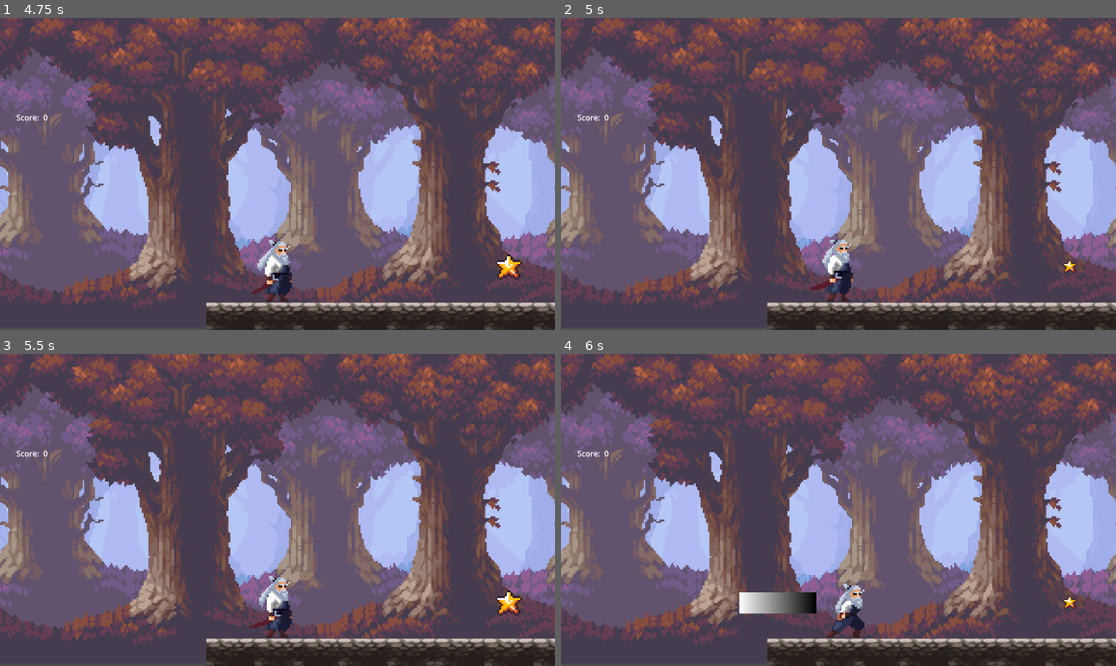
Above: before the commit, frames 1-4 (two rows, left to right).
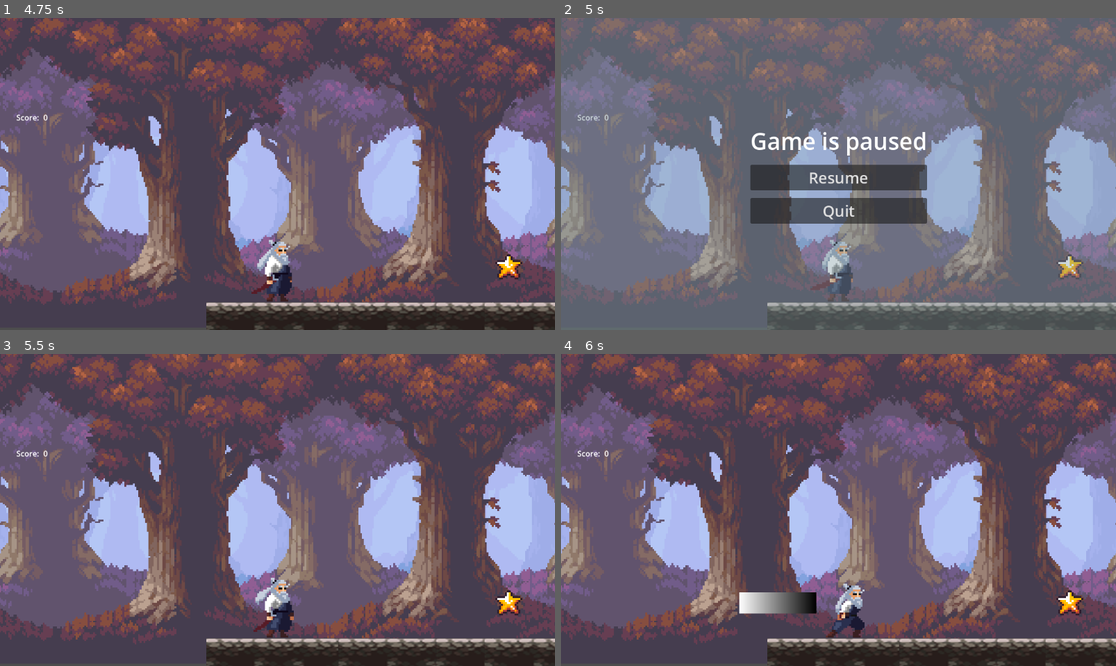
Above: after the commit, the same moments.

Repository: kefyrodievas/play-or-die
Game: Godot game, scene res://scenes/menu.tscn
Two runs of this game, one before a commit and one after it. Both use one fixed random seed, a clock stepped at 60 frames per second and the inputs below.
Inputs (mouse positions are in pixels of both pictures, inside the frame that each line leads up to):
- Up to frame 1 (4.75 s): click (277, 217) at 0.5 s; hold Right (Attack_right) 1.28-2.78 s; tap Shift (Dash) every 0.75 s from 1.35 to 4.35 s; tap Space (Jump) at 1.52, 2.27, 3.77, 4.52 s; hold Left (Attack_left) 2.78-3.53 s; hold Right (Attack_right) from 3.53 s (still down)
- Up to frame 2 (5 s): keep holding Right (Attack_right); tap Escape (Pause, bound only after the commit) at 4.9 s
- Up to frame 3 (5.5 s): release Right (Attack_right) at 5 s; click (277, 513) at 5 s, where only the run after the commit has a clickable "Resume"
- Up to frame 4 (6 s): hold Left (Attack_left) from 5.78 s (still down); tap Shift (Dash) at 5.85 s

Frame 1 is identical in both runs. In frame 2, 93% of the frame differs, in the area x 0-100%, y 0-100%; in frame 3, 0.4%; in frame 4, 0.2%.

Commit message:
Pause menu paspaudus esc sustabdo zaidima

Diff:
--- a/project.godot
+++ b/project.godot
@@ -14,6 +14,10 @@
 run/main_scene="uid://0batdvsrfcqn"
 config/features=PackedStringArray("4.6", "Mobile")
 config/icon="res://icon.svg"
+
+[autoload]
+
+PauseMenu="*uid://ddgbner4d46ex"
 
 [input]
 
@@ -58,6 +62,11 @@
 "events": [Object(InputEventKey,"resource_local_to_scene":false,"resource_name":"","device":-1,"window_id":0,"alt_press …(195 unchanged characters)…
 ]
 }
+Pause={
+"deadzone": 0.2,
+"events": [Object(InputEventKey,"resource_local_to_scene":false,"resource_name":"","device":-1,"window_id":0,"alt_pressed":false,"shift_pressed":false,"ctrl_pressed":false,"meta_pressed":false,"pressed":false,"keycode":0,"physical_keycode":4194305,"key_label":0,"unicode":0,"location":0,"echo":false,"script":null)
+]
+}
 
 [physics]
 
--- a/scenes/3_rd_floor.tscn
+++ b/scenes/3_rd_floor.tscn
@@ -177,5 +177,5 @@
 scale = Vector2(0.9, 0.9)
 
 [node name="Door" parent="." unique_id=1195312133 instance=ExtResource("3_gb4gt")]
-position = Vector2(-6, -96)
+position = Vector2(-4, -96)
 target_scene = "res://scenes/main.tscn"
--- a/scenes/jump_boost.tscn
+++ b/scenes/jump_boost.tscn
@@ -2,20 +2,20 @@
 
 [ext_resource type="Script" uid="uid://dkd4u0lal5prt" path="res://scenes/jump_boost.gd" id="1_lew4j"]
 [ext_resource type="Texture2D" uid="uid://dx5f8qmoiv1ps" path="res://assets/img/items/boost64_1025.png" id="1_ow3vr"]
-[ext_resource type="Texture2D" uid="uid://cvlk4jogak7eq" path="res://assets/img/items/boost64_1029.png" id="3_f3vir"]
+[ext_resource type="Texture2D" uid="uid://be65q6bjyd4ur" path="res://assets/img/items/boost32_1025.png" id="3_7knhk"]
 
 [sub_resource type="AtlasTexture" id="AtlasTexture_0sd06"]
 atlas = ExtResource("1_ow3vr")
 region = Rect2(0, 0, 64, 64)
 
 [sub_resource type="AtlasTexture" id="AtlasTexture_ow3vr"]
-atlas = ExtResource("3_f3vir")
-region = Rect2(0, 0, 64, 64)
+atlas = ExtResource("3_7knhk")
+region = Rect2(0, 0, 32, 32)
 
 [sub_resource type="SpriteFrames" id="SpriteFrames_r3vwk"]
 animations = [{
 "frames": [{
-"duration": 1.0,
+"duration": 2.0,
 "texture": SubResource("AtlasTexture_0sd06")
 }, {
 "duration": 1.0,
@@ -35,8 +35,7 @@
 [node name="AnimatedSprite2D" type="AnimatedSprite2D" parent="." unique_id=1232439978]
 sprite_frames = SubResource("SpriteFrames_r3vwk")
 autoplay = "default"
-frame = 1
-frame_progress = 0.253596
+frame_progress = 0.75897336
 
 [node name="CollisionShape2D" type="CollisionShape2D" parent="." unique_id=887389156]
 shape = SubResource("CircleShape2D_aa5we")
--- /dev/null
+++ b/scenes/pause_menu.gd
@@ -0,0 +1,28 @@
+extends CanvasLayer
+
+var _is_paused = false:
+	set(value):
+		_is_paused = value
+		get_tree().paused = _is_paused
+		visible = _is_paused
+
+
+# Called when the node enters the scene tree for the first time.
+func _ready() -> void:
+	pass
+
+func _input(event: InputEvent) -> void:
+	if event.is_action_pressed("Pause"):
+		_is_paused = ! _is_paused
+
+# Called every frame. 'delta' is the elapsed time since the previous frame.
+func _process(delta: float) -> void:
+	pass
+
+
+func _on_resume_btn_pressed() -> void:
+	_is_paused = false
+
+
+func _on_quit_btn_pressed() -> void:
+	get_tree().quit()
--- /dev/null
+++ b/scenes/pause_menu.tscn
@@ -0,0 +1,56 @@
+[gd_scene format=3 uid="uid://ddgbner4d46ex"]
+
+[ext_resource type="Script" uid="uid://dpbx7ss70oyd5" path="res://scenes/pause_menu.gd" id="1_n87rw"]
+
+[node name="CanvasLayer" type="CanvasLayer" unique_id=483087796]
+process_mode = 3
+visible = false
+script = ExtResource("1_n87rw")
+
+[node name="PauseMenu" type="Control" parent="." unique_id=435044908]
+layout_mode = 3
+anchors_preset = 0
+
+[node name="ColorRect" type="ColorRect" parent="PauseMenu" unique_id=1046606]
+layout_mode = 1
+anchors_preset = 15
+anchor_right = 1.0
+anchor_bottom = 1.0
+offset_right = 1152.0
+offset_bottom = 648.0
+grow_horizontal = 2
+grow_vertical = 2
+color = Color(0.49803922, 0.60784316, 0.63529414, 0.39215687)
+
+[node name="GridContainer" type="GridContainer" parent="PauseMenu" unique_id=977120760]
+layout_mode = 1
+anchors_preset = 8
+anchor_left = 0.5
+anchor_top = 0.5
+anchor_right = 0.5
+anchor_bottom = 0.5
+offset_left = 392.5
+offset_top = 221.5
+offset_right = 759.5
+offset_bottom = 426.5
+grow_horizontal = 2
+grow_vertical = 2
+theme_override_constants/v_separation = 16
+
+[node name="Label" type="Label" parent="PauseMenu/GridContainer" unique_id=359697860]
+layout_mode = 2
+theme_override_font_sizes/font_size = 48
+text = "Game is paused"
+
+[node name="ResumeBtn" type="Button" parent="PauseMenu/GridContainer" unique_id=1314722505]
+layout_mode = 2
+theme_override_font_sizes/font_size = 32
+text = "Resume"
+
+[node name="QuitBtn" type="Button" parent="PauseMenu/GridContainer" unique_id=602776273]
+layout_mode = 2
+theme_override_font_sizes/font_size = 32
+text = "Quit"
+
+[connection signal="pressed" from="PauseMenu/GridContainer/ResumeBtn" to="." method="_on_resume_btn_pressed"]
+[connection signal="pressed" from="PauseMenu/GridContainer/QuitBtn" to="." method="_on_quit_btn_pressed"]
Binary file added: assets/img/items/boost32_1025.png
Not shown, changed: assets/img/items/boost32_1025.png.import
Binary file removed: assets/img/items/boost64_1026.png
Not shown, removed: assets/img/items/boost64_1026.png.import
Binary file removed: assets/img/items/boost64_1029.png
Binary file removed: assets/img/items/boost64_1030.png
Not shown, removed: assets/img/items/boost64_1030.png.import
Not shown, added: scenes/pause_menu.gd.uid
